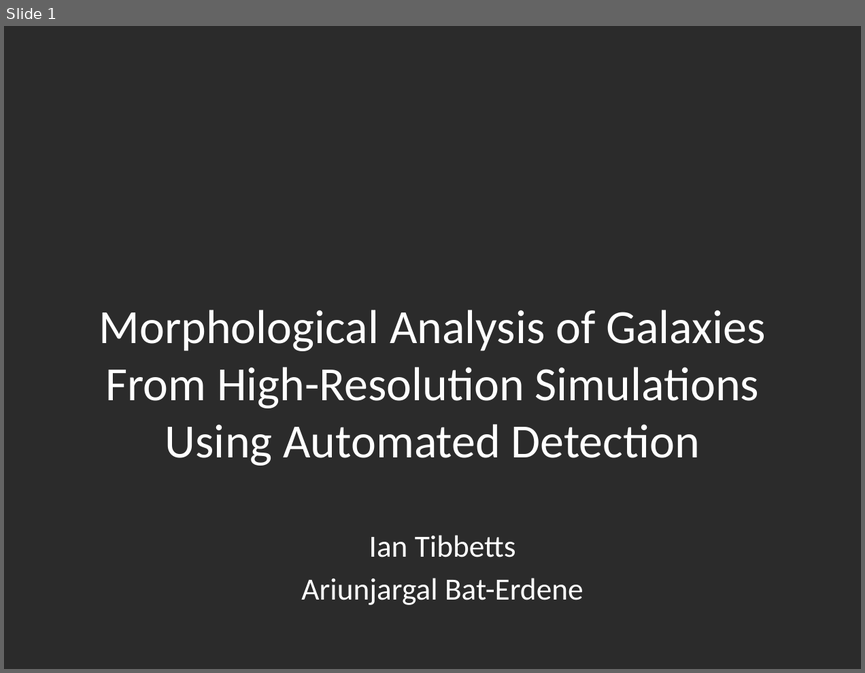
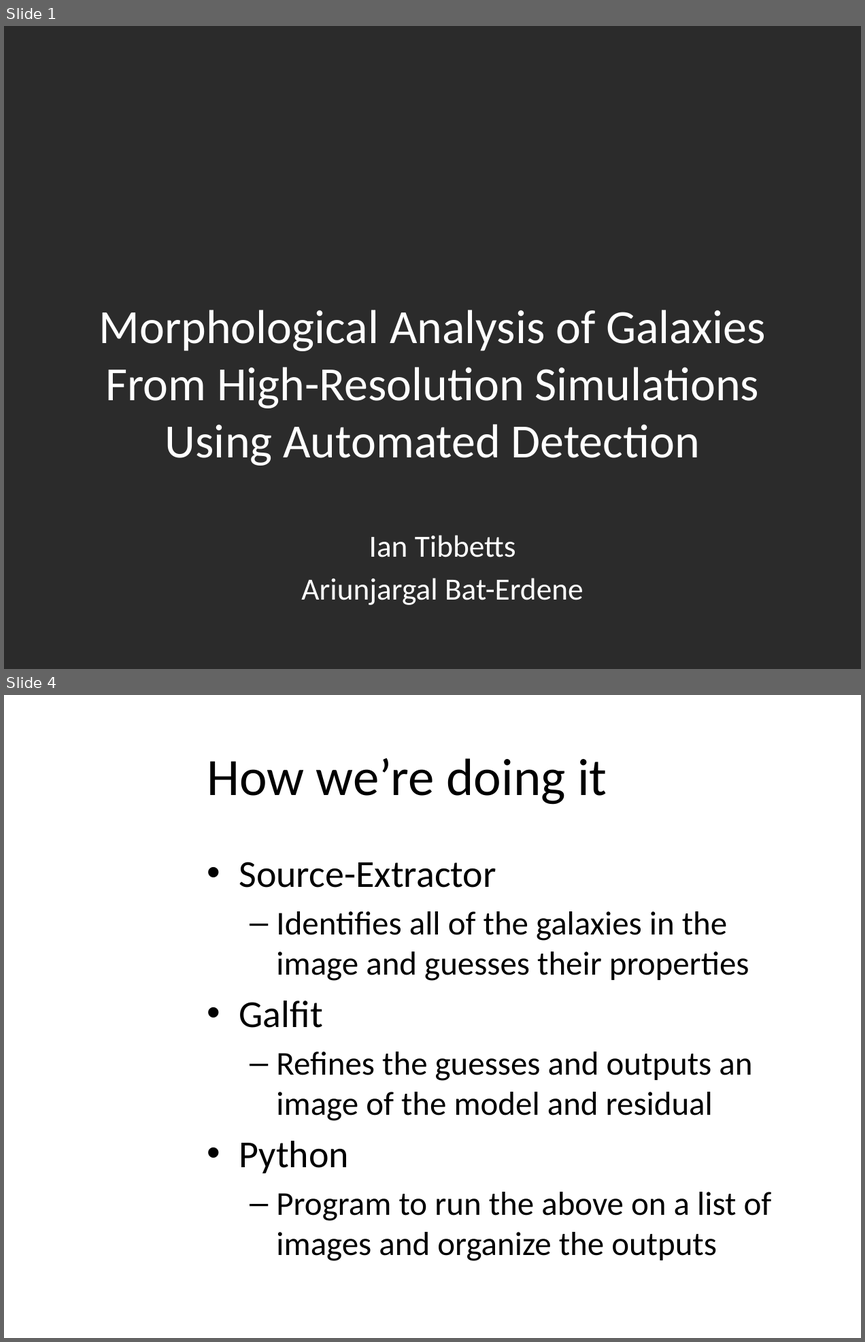
Before and after one commit to jyang1207/McGrathResearch, a slide deck: CUSSR2014Talk.pptx. Shown one above the other, each under a label of ours: slide 1 before the commit, slides 1 and 4 after it; the slides between them are not shown. The pictures are 865x673 and 865x1342 pixels, drawn with LibreOffice and Linux fonts; fonts in the diff are those of the drawing; background and template pictures are left out; a plain dark background stands for a picture behind light text. Boxes give left, top, right and bottom in pixels: in the first picture for what was removed or moved away, otherwise in the second. Text is boxed around its words. In the diff, an @@ line names an element or a change of style, - is before the commit and + after.

```diff
--- a/CUSSR2014Talk.pptx
+++ b/CUSSR2014Talk.pptx
@@ slide 4 added at (4, 695, 861, 1338), background picture (left out) @@
@@ title added at (207, 758, 606, 804), 44 pt, text #000000 @@
+How we’re doing it
@@ text added at (239, 862, 772, 1261), 28 pt, text #000000 @@
+• Source-Extractor
+  – Identifies all of the galaxies in the image and guesses their properties
+• Galfit
+  – Refines the guesses and outputs an image of the model and residual
+• Python
+  – Program to run the above on a list of images and organize the outputs
```
Also in this commit, not shown: 1 slide changed, 1 other slide added.
